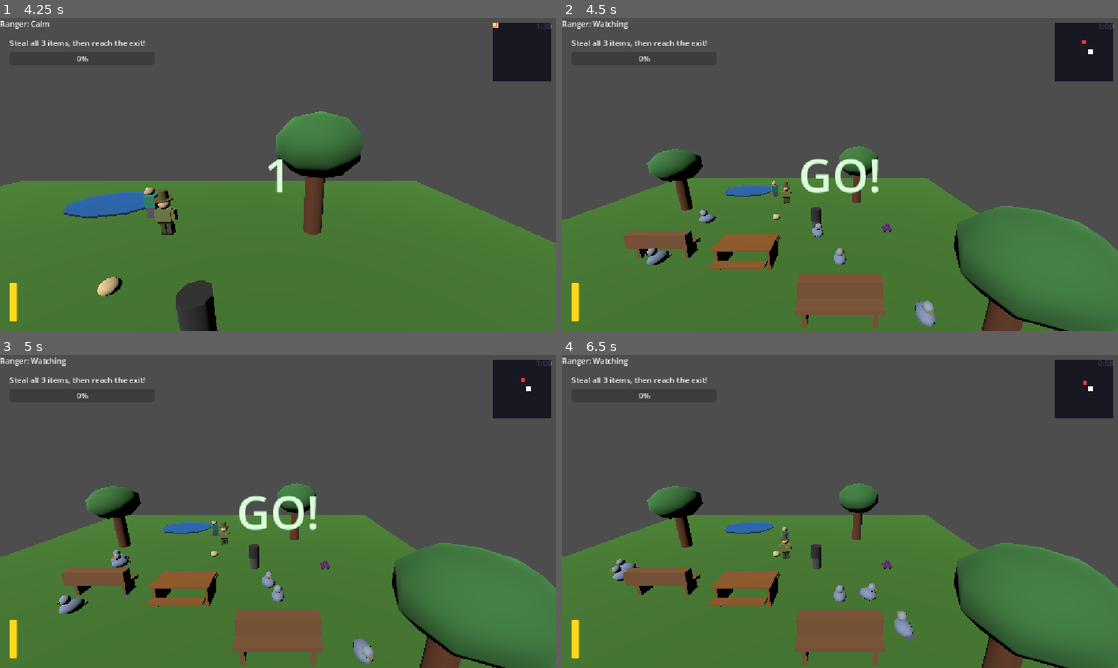
Above: before the commit, frames 1-4 (two rows, left to right).
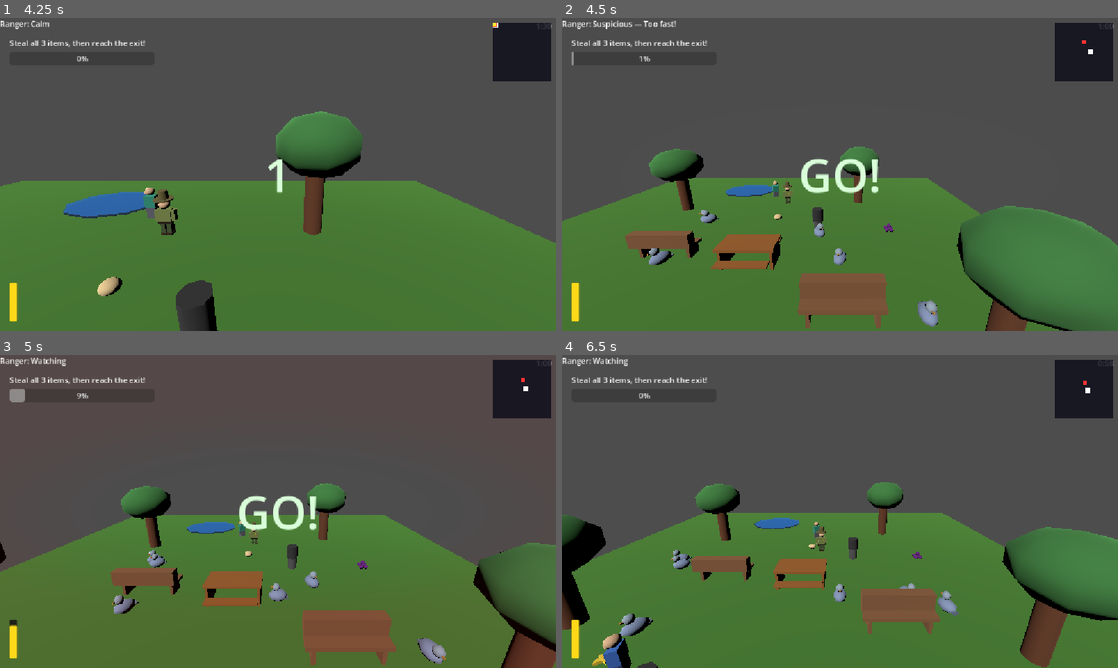
Above: after the commit, the same moments.

Repository: SkippyDoLittle/DontLookHuman
Game: Godot game, scene res://MainMenu.tscn
The game is run twice, just before and just after one commit, with the same random seed, the same clock (stepped at 60 frames per second) and the same inputs.
Inputs:
- Up to frame 1 (4.25 s): click "PLAY" at 0.5 s; tap Space at 1.25 s; hold D (move_right) 1.28-2.03 s; tap E (peck) at 1.35, 3.6 s; tap Enter (ui_accept) at 1.52, 2, 2.27, 3.77 s; hold S (move_back) 2.03-2.78 s; tap Shift (run) at 2.1 s; tap R (restart) at 2.75 s; hold D (move_right) 2.78-3.53 s; tap H at 2.85 s; hold W (move_forward) from 3.53 s (still down)
- Up to frame 2 (4.5 s): tap Enter (ui_accept) at 4.25 s; release W (move_forward) at 4.28 s; hold A (move_left) from 4.28 s (still down); hold Shift (run) from 4.28 s (still down)
- Up to frame 3 (5 s): keep holding A (move_left); keep holding Shift (run); tap Enter (ui_accept) at 4.52 s
- Up to frame 4 (6.5 s): release Shift (run) at 5.03 s; tap H at 5.1 s; tap Enter (ui_accept) at 5.27 s; release A (move_left) at 5.78 s; hold S (move_back) from 5.78 s (still down); tap E (peck) at 5.85 s

Frame 1 is identical in both runs. In frame 2, 2.3% of the frame differs, in the area x 0-100%, y 0-100%; in frame 3, 17%; in frame 4, 20%, in the area x 0-100%, y 10-100%.
Error before the commit: Parse Error: Expected initializer after constant name. (res://player.gd:44)

Commit message:
Fix parser error: remove stray colon in _POND_CENTER const declaration
Co-Authored-By: Claude Sonnet 4.6 <noreply@anthropic.com>

Diff:
--- a/player.gd
+++ b/player.gd
@@ -41,7 +41,7 @@
 var in_water: bool = false   # read by ranger.gd for suspicion; updated each frame
 
 # Pond shape constants — must match the CylinderMesh in Main.tscn (z-scale 0.72 makes it oval)
-const _POND_CENTER:        := Vector3(-3.0, 0.0, -7.0)
+const _POND_CENTER         := Vector3(-3.0, 0.0, -7.0)
 const _POND_RADIUS_X:       float = 1.6
 const _POND_RADIUS_Z:       float = 1.6 * 0.72
 const _WATER_SPEED_FACTOR:  float = 0.5
